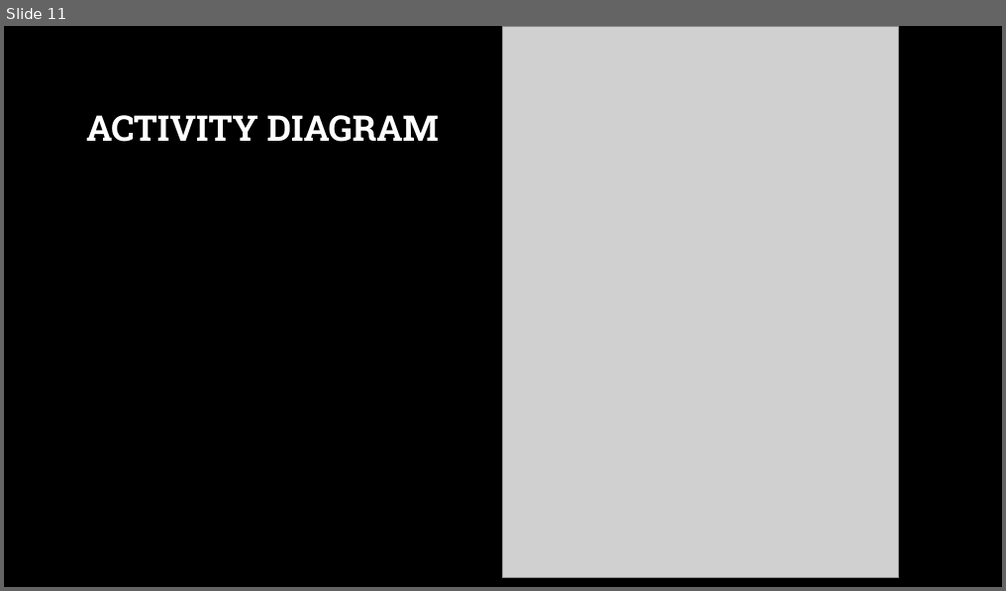
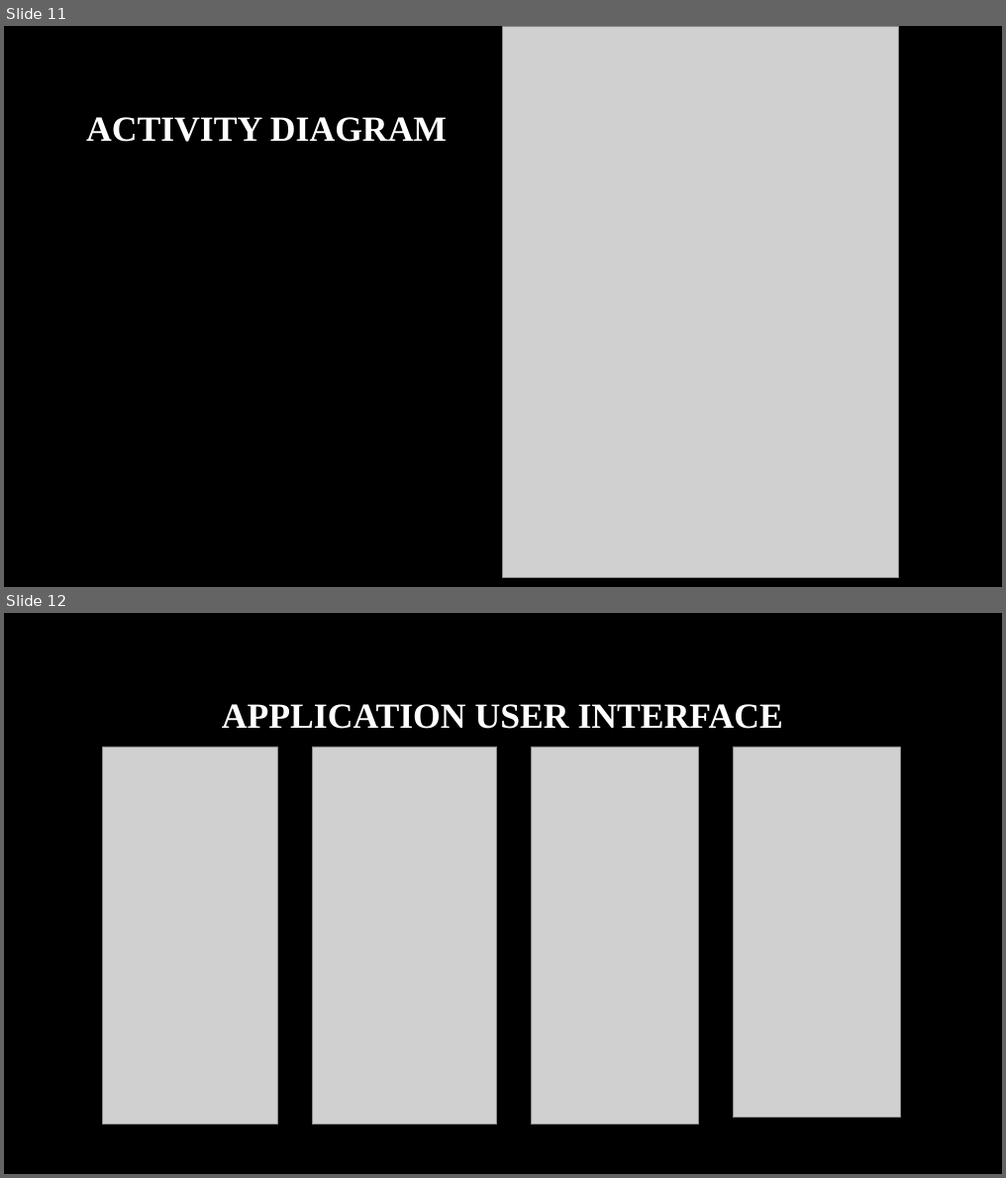
Before and after one commit to Dibya-Bharat/Major_project, a slide deck: Report/Tourism Recommendation Application.pptx. Shown one above the other, each under a label of ours: slide 11 before the commit, slides 11 and 12 after it. The pictures are 1006x591 and 1006x1178 pixels, drawn with LibreOffice and Linux fonts; fonts in the diff are those of the drawing; grey boxes stand for pictures; background and template pictures are left out. Boxes give left, top, right and bottom in pixels: in the first picture for what was removed or moved away, otherwise in the second. Text is boxed around its words. In the diff, an @@ line names an element or a change of style, - is before the commit and + after.

```diff
--- a/Report/Tourism Recommendation Application.pptx
+++ b/Report/Tourism Recommendation Application.pptx
@@ slide 12 added at [4, 613, 1002, 1174], background picture (left out) @@
@@ title added at [222, 704, 783, 729], 34 pt, text #FFFFFF, bold @@
+APPLICATION USER INTERFACE
@@ picture added at [103, 747, 278, 1125] @@
@@ picture added at [313, 747, 497, 1125] @@
@@ picture added at [532, 747, 699, 1125] @@
@@ picture added at [734, 747, 900, 1118] @@
@@ slide 11 changed as well @@
@@ title "ACTIVITY DIAGRAM" at [86, 117, 447, 142]: font Roboto Slab to Times New Roman @@
```
Also in this commit, not shown: 11 other slides changed, 2 other slides added, 3 slides removed.
